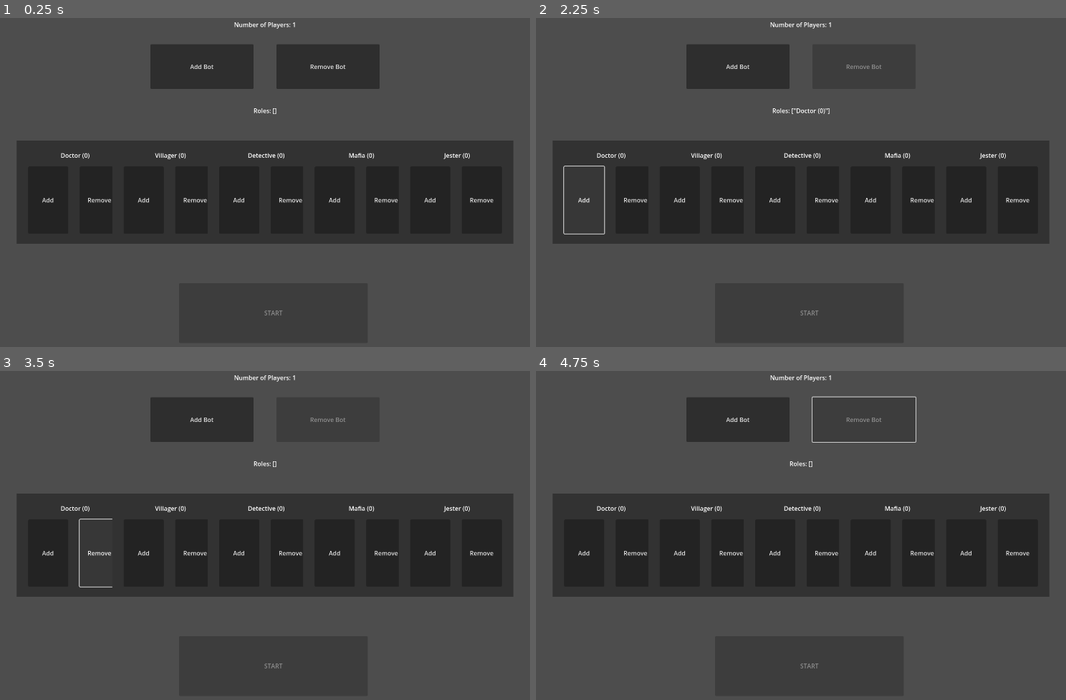
Above: before the commit, frames 1-4 (two rows, left to right).
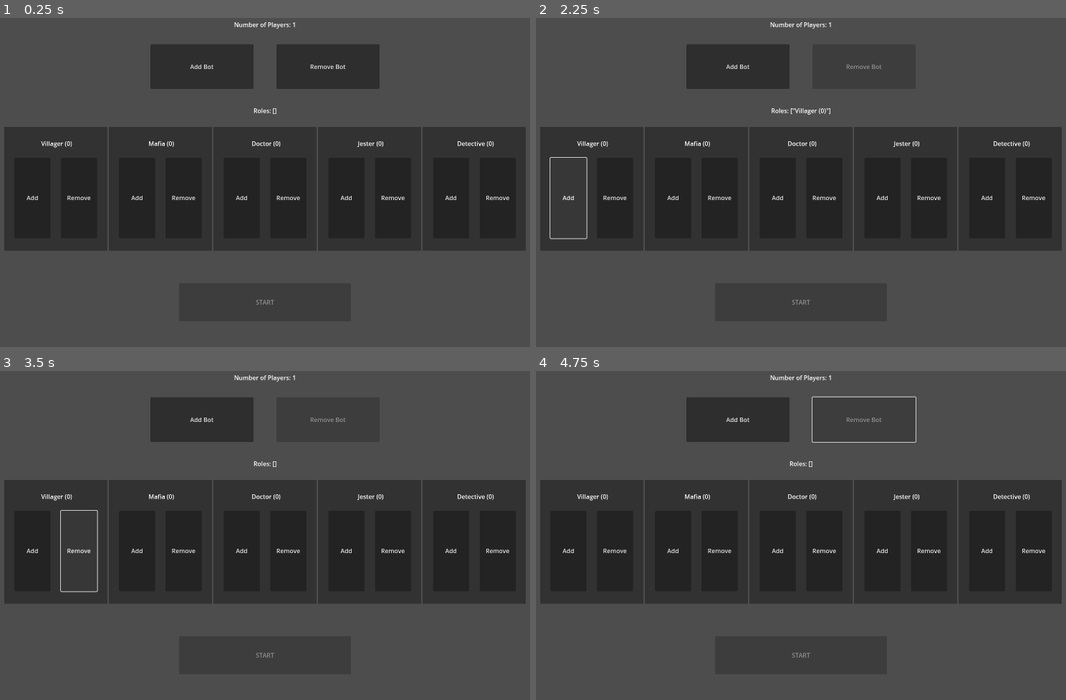
Above: after the commit, the same moments.

Repository: ThatOnePixle/MafiaWithCustomCards
Game: Godot game, scene res://scenes and scripts/main.tscn
Same seed, same stepped clock (60 frames per second), same inputs: the game is played once before the commit and once after it.
Inputs:
- Up to frame 1 (0.25 s): no input
- Up to frame 2 (2.25 s): click "Add Bot" at 0.5 s; click "Remove Bot" at 1.25 s; click "Add" at 2 s
- Up to frame 3 (3.5 s): click "Remove" at 2.75 s
- Up to frame 4 (4.75 s): click "Add Bot" at 3.5 s; click "Remove Bot" at 4.25 s

The runs differ from the first frame. In frame 1, 8.8% of the frame differs, in the area x 0-100%, y 33-91%; in frame 2, 9.0%, in the area x 0-100%, y 27-91%; in frame 3, 8.9%; in frame 4, 8.8%.

Commit message:
finished teams

Diff:
--- a/roles/doctor0000.json
+++ b/roles/doctor0.json
@@ -1,6 +1,6 @@
 {
 	"name":"Doctor (0)",
-	"team":"villager",
+	"team":"Villager (0)",
 	"night":{
 		"action":"protcter",
 		"target":"selection"
--- a/roles/jester0000.json
+++ b/roles/jester0.json
@@ -3,7 +3,6 @@
 	"team":"neutral",
 	"win con": {
 		"type":"has tag",
-		"tag":"voted out",
-		"alone": true
+		"tag":"voted out"
 	}
 }
--- a/roles/mafia0000.json
+++ b/roles/mafia0.json
@@ -1,6 +1,6 @@
 {
 	"name":"Mafia (0)",
-	"team":"mafia",
+	"team":"Mafia (0)",
 	"night":{
 		"action":"kill",
 		"target":"selection"
--- a/roles/villager0000.json
+++ b/roles/villager0.json
@@ -1,4 +1,4 @@
 {
 	"name":"Villager (0)",
-	"team":"villager"
+	"team":"Villager (0)"
 }
--- a/scenes and scripts/label.gd
+++ /dev/null
@@ -1,11 +0,0 @@
-extends Label
-
-
-# Called when the node enters the scene tree for the first time.
-func _ready() -> void:
-	pass # Replace with function body.
-
-
-# Called every frame. 'delta' is the elapsed time since the previous frame.
-func _process(delta: float) -> void:
-	pass
--- a/scenes and scripts/lobby/add_and_remove_role_button.tscn
+++ b/scenes and scripts/lobby/add_and_remove_role_button.tscn
@@ -1,10 +1,10 @@
 [gd_scene format=3 uid="uid://biyokic83snv0"]
 
 [node name="addAndRemoveRoleButton" type="Control"]
+custom_minimum_size = Vector2(270, 0)
 layout_mode = 3
-anchor_top = 0.4
 anchor_right = 0.2
-anchor_bottom = 0.7
+anchor_bottom = 0.32
 grow_horizontal = 2
 grow_vertical = 2
 
--- a/scenes and scripts/lobby/lobby.gd
+++ b/scenes and scripts/lobby/lobby.gd
@@ -12,7 +12,7 @@
 @onready var startButton = $StartButton
 @onready var addBotButton = $AddBotButton
 @onready var removeBotButton = $RemoveBotButton
-@onready var roleButtonParent = $"role buttons"
+@onready var roleButtonParent = $roleButtonParent
 
 var addAndRemoveRoleButton: PackedScene = preload("res://scenes and scripts/lobby/add_and_remove_role_button.tscn")
 #----------------------------------------------------------------------------------------------------
@@ -21,12 +21,9 @@
 
 #Lobby Setup
 func _ready() -> void:
-	for item in mainRoot.roleOptions:
+	for item in mainRoot.roleOptions.values():
 		var addAndRemoveRoleButtonObject = addAndRemoveRoleButton.instantiate()
 		addAndRemoveRoleButtonObject.get_node("name of role").text = item["name"]
-		var leftAnchorPoint: float = float(mainRoot.roleOptions.find(item) + 1) * 1/(1 + len(mainRoot.roleOptions)) - 0.1
-		addAndRemoveRoleButtonObject.anchor_left = leftAnchorPoint
-		addAndRemoveRoleButtonObject.anchor_right = leftAnchorPoint + 0.2
 		roleButtonParent.add_child(addAndRemoveRoleButtonObject)
 	for child in roleButtonParent.get_children():
 		child.get_node("add role").connect("button_down", (func(): _add_remove_roles("add", child)))
@@ -39,7 +36,7 @@
 	elif action == "remove":
 		mainRoot.roles.erase(child.get_node("name of role").text)
 	rolesText.text = "Roles: " + str(mainRoot.roles)
-	_check_can_start()
+	startButton.disabled = false if mainRoot.numOfPlayers > 2 and mainRoot.numOfPlayers == len(mainRoot.roles) else true
 
 #Add/Remove Players
 func _on_add_bot_button_pressed() -> void:
@@ -52,13 +49,8 @@
 	addBotButton.disabled = mainRoot.numOfPlayers >= 20
 	removeBotButton.disabled = mainRoot.numOfPlayers <= 1
 	numOfPlayersText.text = "Number of Players: " + str(mainRoot.numOfPlayers)
-	_check_can_start()
+	startButton.disabled = false if mainRoot.numOfPlayers > 2 and mainRoot.numOfPlayers == len(mainRoot.roles) else true
 
 #Start Button
 func _on_start_button_pressed() -> void:
 	mainRoot._start()
-func _check_can_start() -> void:
-	if mainRoot.numOfPlayers > 2 and mainRoot.numOfPlayers == len(mainRoot.roles):
-		startButton.disabled = false
-	else:
-		startButton.disabled = true
--- a/scenes and scripts/lobby/lobby.tscn
+++ b/scenes and scripts/lobby/lobby.tscn
@@ -17,9 +17,7 @@
 anchor_left = 0.35
 anchor_top = 0.814
 anchor_right = 0.65
-anchor_bottom = 0.96
-offset_right = 44.00006
-offset_bottom = 25.159851
+anchor_bottom = 0.925
 grow_horizontal = 2
 disabled = true
 text = "START"
@@ -65,7 +63,16 @@
 grow_horizontal = 2
 text = "Roles: []"
 
-[node name="role buttons" type="Node" parent="."]
+[node name="roleButtonParent" type="HBoxContainer" parent="."]
+layout_mode = 1
+anchors_preset = -1
+anchor_left = 0.5
+anchor_top = 0.36
+anchor_right = 0.5
+anchor_bottom = 0.72
+grow_horizontal = 2
+grow_vertical = 2
+alignment = 1
 
 [connection signal="pressed" from="StartButton" to="." method="_on_start_button_pressed"]
 [connection signal="pressed" from="AddBotButton" to="." method="_on_add_bot_button_pressed"]
--- a/scenes and scripts/main.gd
+++ b/scenes and scripts/main.gd
@@ -4,9 +4,9 @@
 #Variables
 #----------------------------------------------------------------------------------------------------
 #Roles
-var roleOptions: Array = _load_roles_data()
+var roleOptions: Dictionary = _load_roles_data()
 var roles: Array[String] = []
-var teams: Array = _load_team_data()
+var teams: Array = []
 
 #Players
 var players: Dictionary[String, Dictionary] = {}
@@ -17,8 +17,6 @@
 var nightScene: PackedScene = preload("res://scenes and scripts/night/night.tscn")
 var voteingScene: PackedScene = preload("res://scenes and scripts/voteing/voteing.tscn")
 var lobbySceneObject: Node = lobbyScene.instantiate()
-var nightSceneObject: Node = nightScene.instantiate()
-var voteingSceneObject: Node = voteingScene.instantiate()
 
 #Comparisons
 var comparisons = {
@@ -44,7 +42,7 @@
 
 #Setup Custom Data
 func _load_roles_data():
-	var rolesData = []
+	var rolesData = {}
 	var dir = DirAccess.open("res://roles")
 	dir.list_dir_begin()
 	var file_name = dir.get_next()
@@ -52,13 +50,9 @@
 		if file_name.ends_with(".json"):
 			var file = FileAccess.open("res://roles/" + file_name, FileAccess.READ)
 			var data = JSON.parse_string(file.get_as_text())
-			rolesData.append(data)
+			rolesData[data["name"]] = data  # ← key by name
 		file_name = dir.get_next()
 	return rolesData
-func _return_role_data_matching_name(nameOfRole):
-	for roleData in roleOptions:
-		if nameOfRole == roleData["name"]:
-			return roleData
 func _load_team_data():
 	var teamData = []
 	var dir = DirAccess.open("res://teams")
@@ -70,6 +64,10 @@
 			var data = JSON.parse_string(file.get_as_text())
 			teamData.append(data)
 		file_name = dir.get_next()
+	#Neutral Roles
+	for player in players.values():
+		if player["team"] == "neutral":
+			teamData.append(player)
 	return teamData
 func _create_json_var(varStructure: Dictionary):
 	var returnVar = 0
@@ -87,47 +85,53 @@
 
 #Check Win-Cons
 func _get_win_con():
-	var teamsThatHaveWon = []
+	var teamsThatHaveWon: Array = []
 	for team in teams:
+		print(team)
 		match team["win con"]["type"]:
 			"compare":
 				var var1 = _create_json_var(team["win con"]["var1"])
 				var var2 = _create_json_var(team["win con"]["var2"])
 				var comp = team["win con"]["comparison"]
-				print(str(var1) + str(comp) + str(var2))
-				print(str(_create_json_var(team["win con"]["var2"])))
 				if comparisons.has(comp) and comparisons[comp].call(var1, var2):
-					teamsThatHaveWon.append(team["name"])
+					teamsThatHaveWon.append(team)
+			"has tag":
+				if players[team["playerID"]].get(team["win con"]["tag"], false):
+					teamsThatHaveWon.append(team)
 	return teamsThatHaveWon
-func _check_win_cons(team_win, sceneToTransitionTo):
-	if team_win == []:
-		_instantiate_scenes()
-		self.add_child(sceneToTransitionTo)
+func _check_win_cons(teamWin, sceneToTransitionTo) -> void:
+	var playersWon: Array = []
+	print(players)
+	if teamWin == []:
+		get_child(0).queue_free()
+		add_child(sceneToTransitionTo.instantiate())
 	else:
-		print(str(team_win) + " has won!")
+		for player in players.values():
+			if player["team"] == "neutral":
+				if player in teamWin:
+					playersWon.append(player["playerID"])
+			else:
+				for team in teamWin:
+					if player["team"] == team["name"]:
+						playersWon.append(player["playerID"])
+		print(str(playersWon) + " have won!")
 
 #Assign Roles
 func _assign_roles() -> void:
 	for i in range(numOfPlayers):
 		var roleToBeAssigned: String = roles[randi_range(0,len(roles)-1)]
-		players["Bot" + str(i)] = _return_role_data_matching_name(roleToBeAssigned).duplicate(true)
+		players["Bot" + str(i)] = roleOptions[roleToBeAssigned].duplicate(true)
+		players["Bot" + str(i)]["playerID"] = "Bot" + str(i)
 		roles.erase(roleToBeAssigned)
+	teams = _load_team_data()
 
 #Swapping Scenes
 func _ready() -> void:
-	self.add_child(lobbySceneObject)
-func _instantiate_scenes() -> void:
-	lobbySceneObject = lobbyScene.instantiate()
-	nightSceneObject = nightScene.instantiate()
-	voteingSceneObject = voteingScene.instantiate()
-	print(players)
+	add_child(lobbySceneObject)
 func _start() -> void:
-	self.remove_child(lobbySceneObject)
 	_assign_roles()
-	_check_win_cons(_get_win_con(), nightSceneObject)
+	_check_win_cons(_get_win_con(), nightScene)
 func _start_vote() -> void:
-	self.remove_child(nightSceneObject)
-	_check_win_cons(_get_win_con(), voteingSceneObject)
+	_check_win_cons(_get_win_con(), voteingScene)
 func _end_vote() -> void:
-	self.remove_child(voteingSceneObject)
-	_check_win_cons(_get_win_con(),nightSceneObject)
+	_check_win_cons(_get_win_con(),nightScene)
--- a/scenes and scripts/night/night.gd
+++ b/scenes and scripts/night/night.gd
@@ -20,7 +20,7 @@
 	playerSelectorObject = playerSelector.instantiate()
 	roleTitle.text = "You Are: " + playerRole["name"]
 	if playerRole.has("night") and playerRole["night"]["target"] == "selection":
-		self.add_child(playerSelectorObject)
+		add_child(playerSelectorObject)
 
 #Action Logic
 func _selection_complete(botNumber) -> void:
--- a/teams/mafia.json
+++ b/teams/mafia0.json
@@ -1,16 +1,16 @@
 {
-	"name":"mafia",
+	"name":"Mafia (0)",
 	"win con":{
 		"type": "compare",
 		"var1":{
 			"type":"players",
 			"condition":"is team",
-			"team": "mafia"
+			"team": "Mafia (0)"
 		},
 		"var2":{
 			"type":"players",
 			"condition":"is team",
-			"team": "mafia",
+			"team": "Mafia (0)",
 			"inverted": true
 		},
 		"comparison": ">="
--- a/teams/villager.json
+++ b/teams/villager0.json
@@ -1,16 +1,16 @@
 {
-	"name":"villagers",
+	"name":"Villager (0)",
 	"win con":{
 		"type": "compare",
 		"var1":{
 			"type":"players",
 			"condition":"is team",
-			"team":"mafia"
+			"team":"Mafia (0)"
 		},
 		"var2":{
 			"type":"constant",
 			"number": 0
 		},
-		"comparison": "="
+		"comparison": "=="
 	}
 }
Renamed: roles/detective0000.json -> roles/detective0.json
Not shown, removed: scenes and scripts/label.gd.uid
